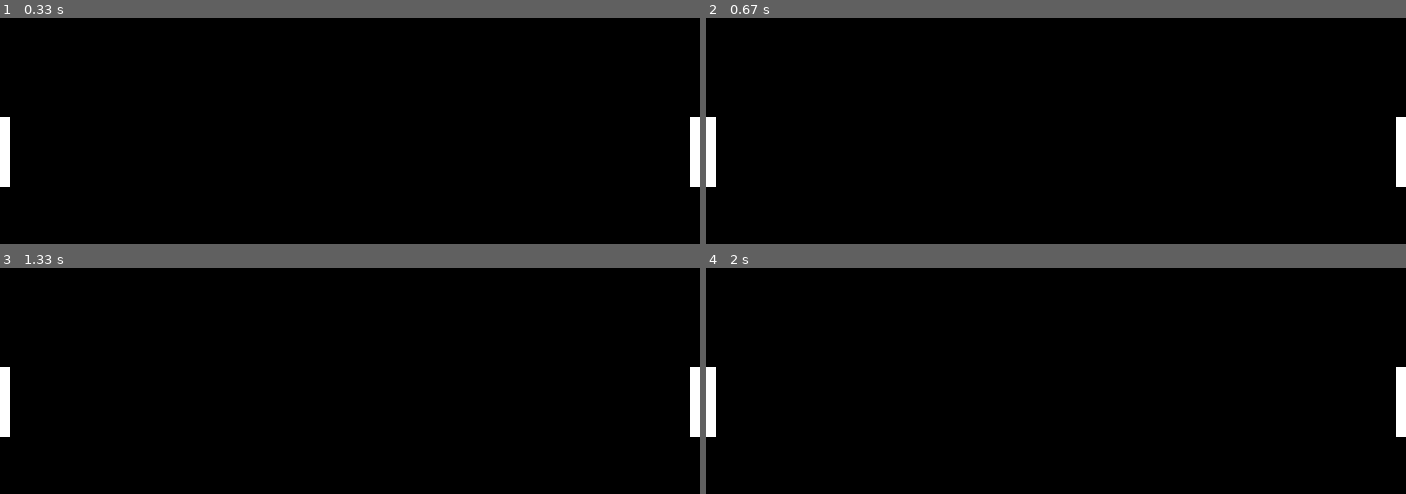
Above: before the commit, frames 1-4 (two rows, left to right).
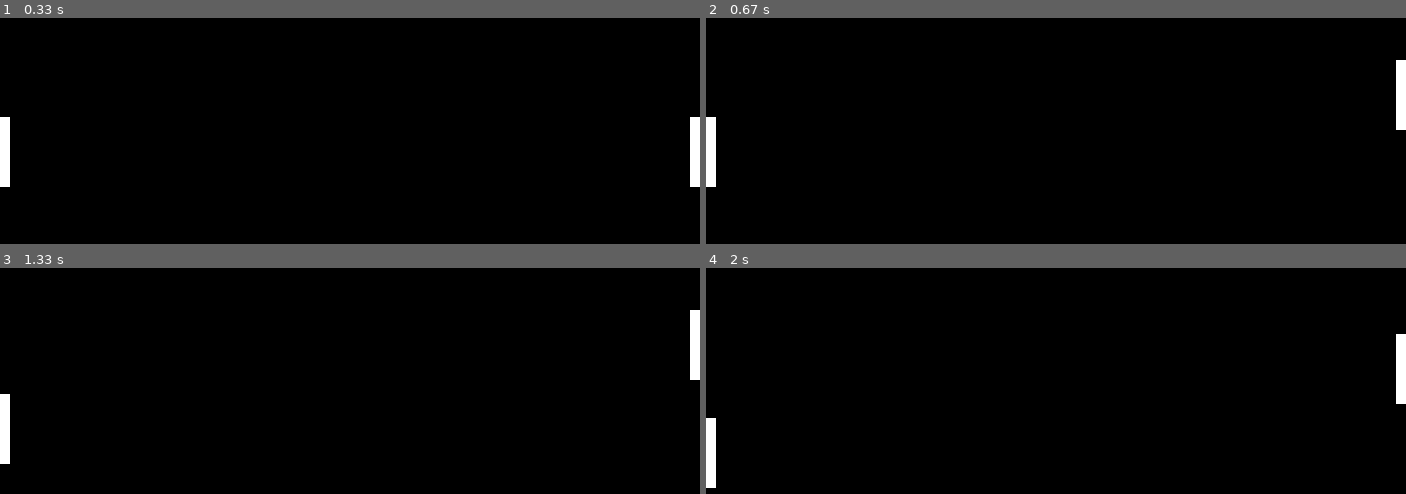
Above: after the commit, the same moments.

Repository: AmirmasoudCS/Pygame-Course
Game: pygame game, started from project_06/main.py
Two runs of this game, one before a commit and one after it. Both use one fixed random seed, a clock stepped at 60 frames per second and the inputs below.
Inputs:
- Up to frame 1 (0.33 s): no input
- Up to frame 2 (0.67 s): hold Up from 0.33 s (still down)
- Up to frame 3 (1.33 s): release Up at 0.8 s; hold Down 0.83-1.13 s; hold S 0.83-1.13 s; hold Up from 1.17 s (still down); hold W from 1.17 s (still down)
- Up to frame 4 (2 s): release Up at 1.53 s; release W at 1.53 s; hold Down 1.57-1.93 s; hold S 1.57-1.93 s; hold Up from 1.97 s (still down); hold W from 1.97 s (still down)

Frame 1 is identical in both runs. In frame 2, 0.7% of the frame differs, in the area x 98-100%, y 18-75%; in frame 3, 1.1%, in the area x 0-100%, y 18-87%; in frame 4, 1.1%.

Commit message:
Fixing a typo

Diff:
--- a/project_06/main.py
+++ b/project_06/main.py
@@ -35,9 +35,9 @@
 
     def move(self, up=False, down=False):
         if up and self.y - self.velocity - self.height // 2 > 0:
-            self.y - self.velocity
+            self.y -= self.velocity
         if down and self.y + self.velocity - self.height <= HEIGHT:
-            self.y + self.velocity
+            self.y += self.velocity
 
 def draw(win, l_paddle, r_paddle):
 
